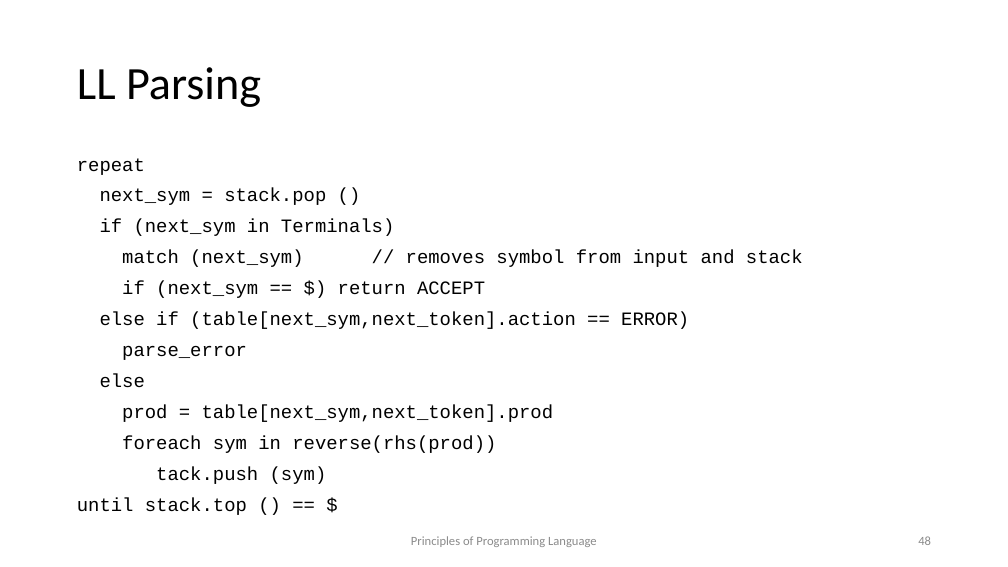
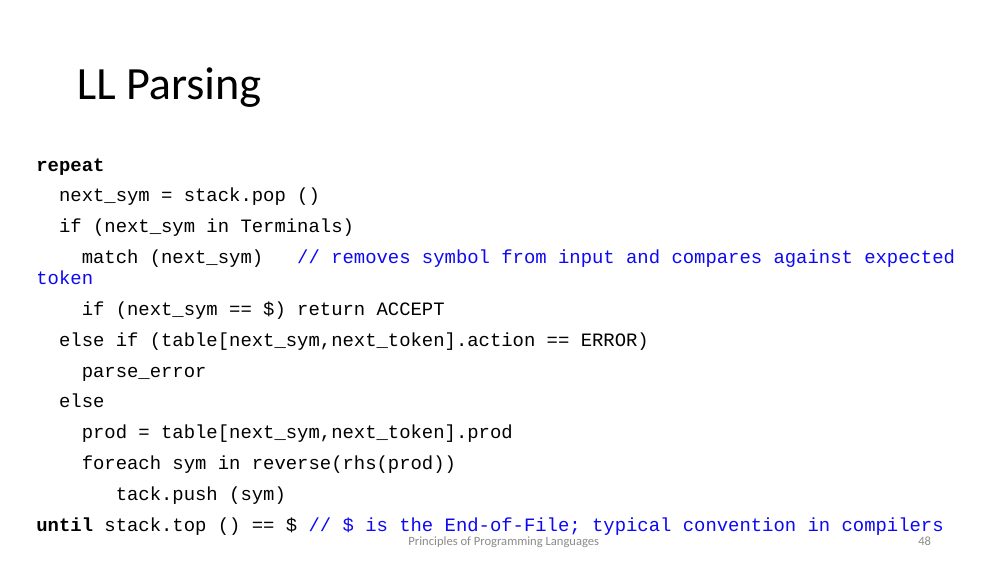
Before and after one commit to kongm/pl-design, a slide deck: slide 48 of syntax.pptx. Drawn at 1008x567 pixels with LibreOffice and Linux fonts; fonts in the diff are those of the drawing. Boxes give left, top, right and bottom in pixels: in the first picture for what was removed or moved away, otherwise in the second. Text is boxed around its words. In the diff, an @@ line names an element or a change of style, - is before the commit and + after.

```diff
--- a/syntax.pptx
+++ b/syntax.pptx
@@ text "repeat": place and size @@
-text "repeat" at [77, 158, 803, 515]
+text "repeat" at [36, 158, 955, 537]
@@ text at [36, 158, 104, 175]: bold on in "repeat" @@
@@ text at [82, 250, 955, 267]: text changed; text colour #000000 to #0D09F4 @@
-match (next_sym) // removes symbol from input and stack
+match (next_sym) // removes symbol from input and compares against expected token
@@ text at [36, 518, 944, 537]: text changed; text colour #000000 to #0D09F4 @@
-until stack.top () == $
+until stack.top () == $ // $ is the End-of-File; typical convention in compilers
@@ text at [408, 536, 599, 547]: text changed @@
-Principles of Programming Language
+Principles of Programming Languages
```
Also in this commit, not shown: 75 other slides changed, 3 slides added, 1 other file.
